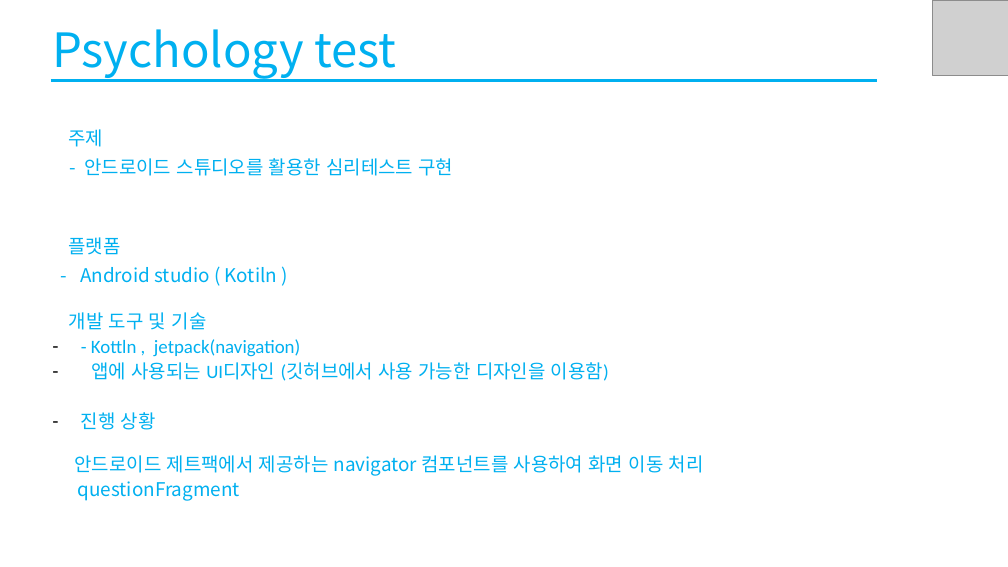
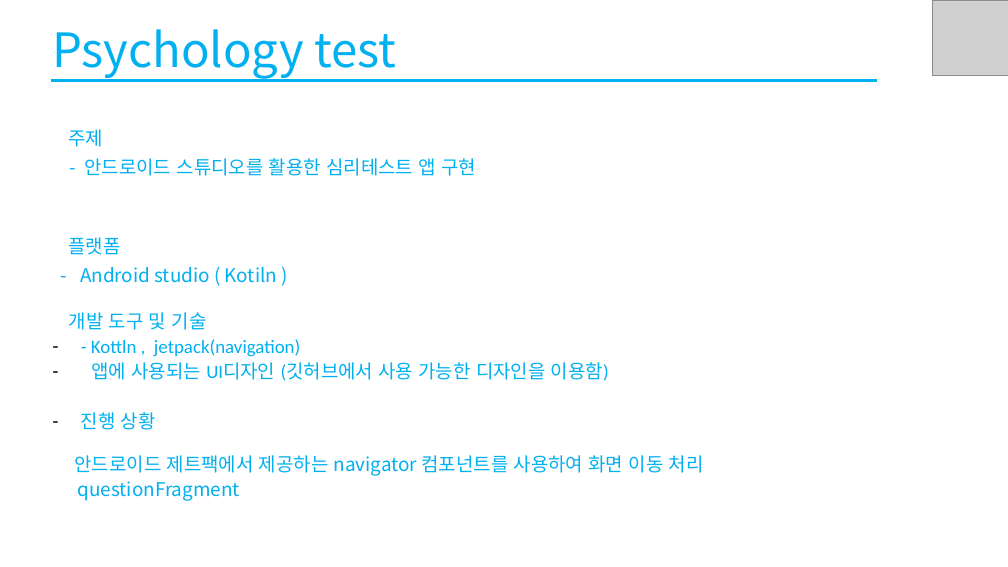
Before and after one commit to mantalgap/project01, a slide deck: slide 2 of 씨애랑_SW전시회_ppt.pptx. Drawn at 1008x567 pixels with LibreOffice and Linux fonts; fonts in the diff are those of the drawing; grey boxes stand for pictures. Boxes give left, top, right and bottom in pixels: in the first picture for what was removed or moved away, otherwise in the second. Text is boxed around its words. In the diff, an @@ line names an element or a change of style, - is before the commit and + after.

```diff
--- a/씨애랑_SW전시회_ppt.pptx
+++ b/씨애랑_SW전시회_ppt.pptx
@@ text at (84, 158, 476, 176): text changed @@
-- 안드로이드 스튜디오를 활용한 심리테스트 구현
+- 안드로이드 스튜디오를 활용한 심리테스트 앱 구현
```
Also in this commit, not shown: 1 other slide changed, 1 other file.
